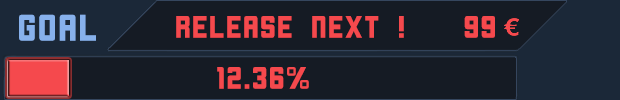
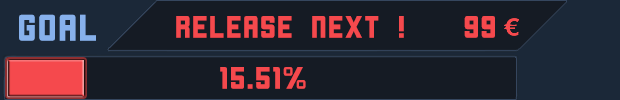
The second w=620, h=100 image is a revision of the first. Changes to its layers:
renamed "12.36%" to "15.51%", painted on it over [217, 67, 309, 89]
hid "Red Bar copy" over [66, 60, 69, 96]
added layer "Red Bar copy 2" above "Red Bar" over [66, 60, 84, 96]
